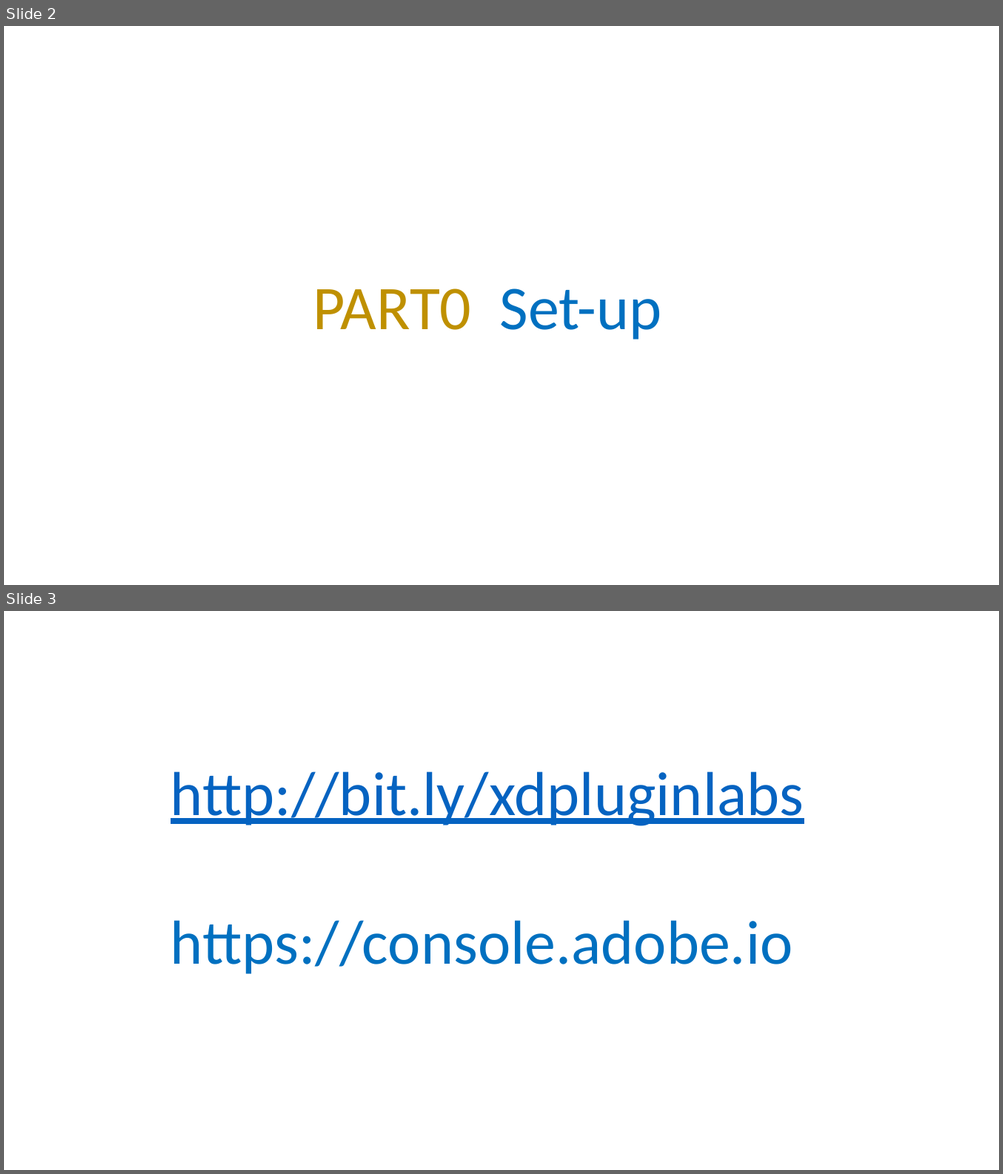
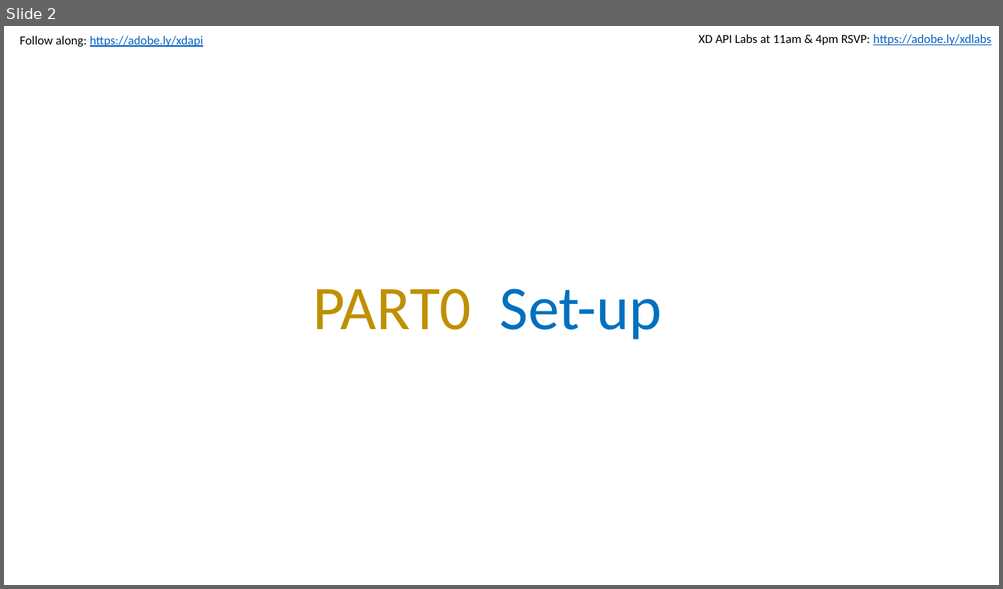
Before and after one commit to dkstevekwak/xd-plugin-labs, a slide deck: max-labs.pptx. Shown one above the other, each under a label of ours: slides 2 and 3 before the commit, slide 2 after it. The pictures are 1003x1174 and 1003x589 pixels, drawn with LibreOffice and Linux fonts; fonts in the diff are those of the drawing. Boxes give left, top, right and bottom in pixels: in the first picture for what was removed or moved away, otherwise in the second. Text is boxed around its words. In the diff, an @@ line names an element or a change of style, - is before the commit and + after.

```diff
--- a/max-labs.pptx
+++ b/max-labs.pptx
@@ slide 3 removed at [4, 611, 999, 1170], background #FFFFFF @@
@@ text removed at [170, 772, 803, 974] @@
-http://bit.ly/xdpluginlabs
-https://console.adobe.io
@@ slide 2 changed as well @@
@@ text added at [20, 36, 203, 47], 12 pt, text #0563C1, underline @@
+Follow along: https://adobe.ly/xdapi
@@ text added at [698, 34, 991, 45], 12 pt, text #000000 @@
+XD API Labs at 11am & 4pm RSVP: https://adobe.ly/xdlabs
```
Also in this commit, not shown: 22 other slides changed, 3 slides added, 2 other files.
